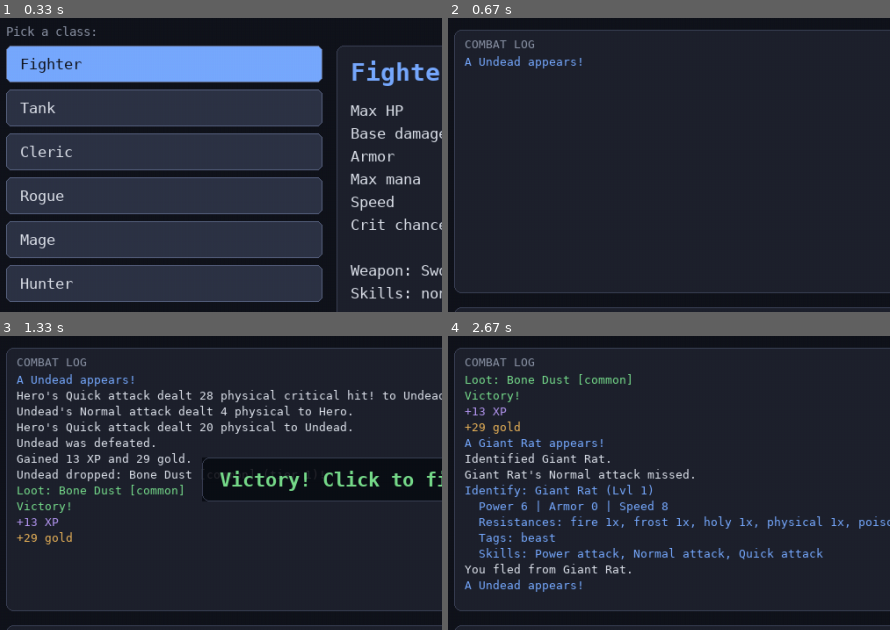
Above: before the commit, frames 1-4 (two rows, left to right).
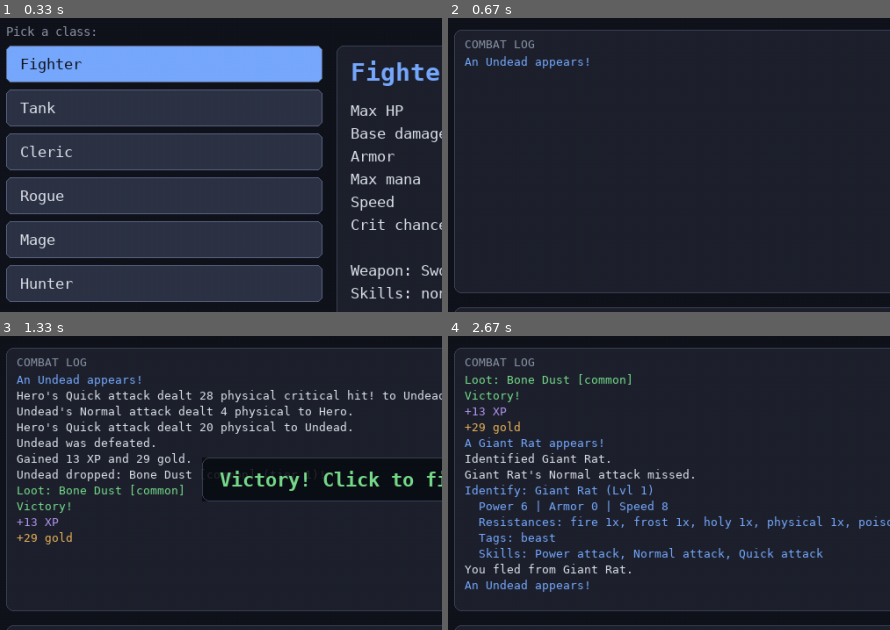
Above: after the commit, the same moments.

Repository: SvanteMartinsson/RpgGameLucasAndSvante
Game: pygame game, started from rpg_game/presentation/pygame_battle.py
Two runs of this game, one before a commit and one after it. Both use one fixed random seed, a clock stepped at 60 frames per second and the inputs below.
Inputs (mouse positions are % of the whole screen's width and height, from its top left):
- Up to frame 1 (0.33 s): no input
- Up to frame 2 (0.67 s): click "Start (Enter)" at 0.38 s
- Up to frame 3 (1.33 s): type "ann" at 0.67 s; tap Enter at 1 s; click "[a] Attack" at 1.27 s
- Up to frame 4 (2.67 s): click (51, 56) at 1.6 s; click "[d] Identify" at 1.93 s; click "[f] Flee" at 2.27 s; click (23, 12) at 2.6 s
The pictures show only the part of the screen within x 0-50%, y 24-74%; the shares and areas given below are measured in that part.

Frame 1 is identical in both runs. In frame 2, 0.3% of the frame differs, in the area x 5-32%, y 12-18%; in frame 3, 0.3%; in frame 4, 0.3%, in the area x 5-32%, y 82-88%.

Commit message:
Fix a/an article in encounter log line
Co-Authored-By: Claude Opus 4.8 (1M context) <noreply@anthropic.com>

Diff:
--- a/rpg_game/presentation/pygame_battle.py
+++ b/rpg_game/presentation/pygame_battle.py
@@ -118,7 +118,7 @@
             return
         self.set_mode("combat")
         self.banner = ""
-        self.push_log(f"A {self.enemy.name} appears!", ACCENT)
+        self.push_log(f"{_article(self.enemy.name).capitalize()} {self.enemy.name} appears!", ACCENT)
 
     # -- logging ------------------------------------------------------------
 
@@ -459,6 +459,10 @@
 # --- formatting helpers ----------------------------------------------------
 
 
+def _article(noun: str) -> str:
+    return "an" if noun[:1].lower() in "aeiou" else "a"
+
+
 def _hp_color(ratio):
     return HP_LOW if ratio <= 0.3 else HP_FULL
 
